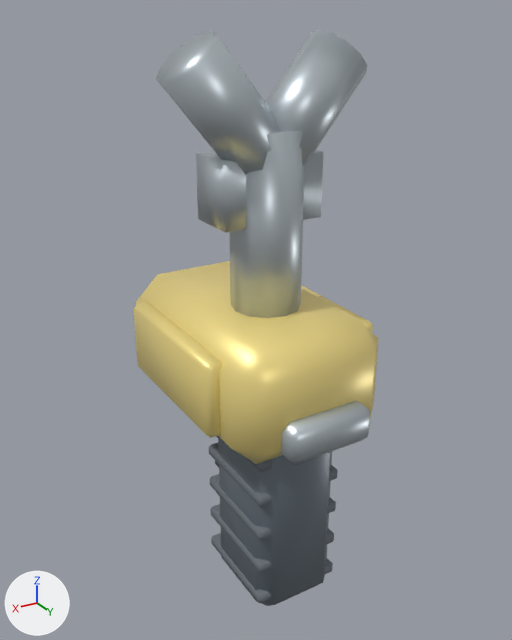
A saved change to the glTF model assets/tools/wrench_standard.glb.
One viewpoint serves both versions: a camera (50 mm lens) standing at (0.89, 1.385, 1.611) and looking at (-0.018, -0.128, 0.854). Arrows for +X, +Y and +Z are at lower left; the lights stay in place. The first picture is the older version. Where no turn or scale is listed for an object, it has been applied to the vertices.

The older version as bpy lines, for what is in view:
```python
ob_batterylatch_steel = bpy.data.objects.new('BatteryLatch_steel', me_batterylatch_steel)
ob_batterylatch_steel.location = (0.0, 0.0, 0.0)
ob_body_yellow = bpy.data.objects.new('Body_yellow', me_body_yellow)
ob_body_yellow.location = (0.0, 0.0, 0.0)
ob_grip_dark = bpy.data.objects.new('Grip_dark', me_grip_dark)
ob_grip_dark.location = (0.0, 0.0, 0.0)
ob_griprib_rubber = bpy.data.objects.new('GripRib_rubber', me_griprib_rubber)
ob_griprib_rubber.location = (0.0, 0.0, 0.0)
ob_jaw_steel = bpy.data.objects.new('Jaw_steel', me_jaw_steel)
ob_jaw_steel.location = (0.0, 0.0, 0.0)
ob_sidearmor_yellow = bpy.data.objects.new('SideArmor_yellow', me_sidearmor_yellow)
ob_sidearmor_yellow.location = (0.0, 0.0, 0.0)
```
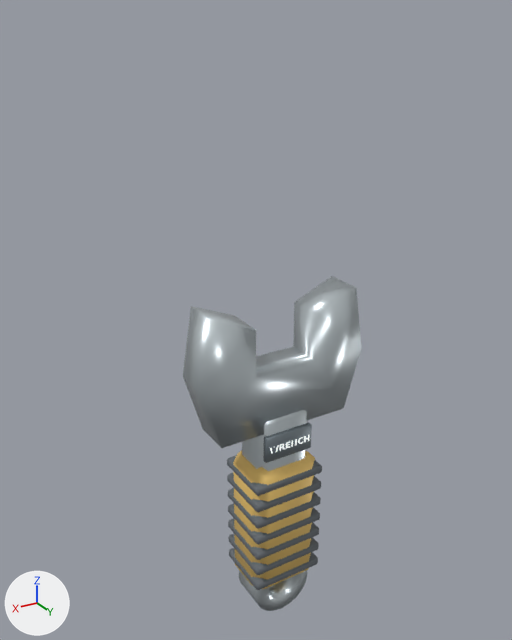
Changed parts and their boxes (x1, y1, x2, y2) in the pictures (512 x 640 px; the box of a moved part takes in the faces that stretch with it):
'Jaw_steel', deleted
    before: (156, 29, 367, 318)
'Body_yellow', deleted (yellow)
    before: (136, 261, 379, 464)
'WrenchHead_steel', added
    after: (183, 276, 361, 448)
'Grip_dark', deleted
    before: (218, 436, 332, 606)
'GripRib_rubber', reshaped
    before: (209, 443, 338, 603)
    after: (227, 455, 322, 590)
'SideArmor_yellow', deleted (yellow)
    before: (133, 285, 373, 438)
'GripHousing_gold', added
    after: (233, 451, 315, 589)
'BatteryLatch_steel', deleted
    before: (280, 400, 370, 464)
'Shank_steel', added
    after: (242, 410, 308, 471)
'LanyardRing_steel', added
    after: (238, 570, 308, 611)
'Nameplate_frame', added
    after: (263, 423, 312, 463)
'TypeLabel_white', added
    after: (270, 435, 309, 454)
part 1 of me_griprib_rubber, moved or reshaped
    before: (211, 533, 333, 603)
    after: (229, 548, 318, 590)
part 2 of me_griprib_rubber, moved or reshaped
    before: (210, 504, 334, 573)
    after: (228, 533, 319, 575)
part 3 of me_griprib_rubber, moved or reshaped
    before: (210, 474, 336, 541)
    after: (228, 519, 319, 560)
part 4 of me_griprib_rubber, moved or reshaped
    before: (209, 443, 338, 507)
    after: (228, 503, 320, 545)
part 5 of me_griprib_rubber, moved or reshaped (mostly hidden before)
    before: (245, 457, 272, 472)
    after: (228, 488, 321, 529)
part 6 of me_griprib_rubber, added
    after: (227, 472, 321, 513)
part 7 of me_griprib_rubber, added
    after: (227, 455, 322, 496)

Patch to the scene script:
```diff
--- a/assets/tools/wrench_standard.glb.py
+++ b/assets/tools/wrench_standard.glb.py
@@ me_griprib_rubber @@
-me_griprib_rubber.from_pydata(...)  # 120 vertices, 220 faces; spans x -0.125..0.125, y -0.16..0.13, z 0.132..0.598
+me_griprib_rubber.from_pydata(...)  # 168 vertices, 308 faces; spans x -0.105..0.105, y -0.086..0.084, z 0.134..0.481
+# me_griprib_rubber part 1: the loose piece of 24 vertices spanning x -0.125..0.125, y -0.16..0.13, z 0.132..0.168 is scaled about its middle by (0.844, 0.58, 0.78), then moved by (0.0, 0.014, -0.002)
+# me_griprib_rubber part 2: the loose piece of 24 vertices spanning x -0.125..0.125, y -0.16..0.13, z 0.24..0.275 is scaled about its middle by (0.844, 0.58, 0.78), then moved by (0.0, 0.014, -0.056)
+# me_griprib_rubber part 3: the loose piece of 24 vertices spanning x -0.125..0.125, y -0.16..0.13, z 0.347..0.382 is scaled about its middle by (0.844, 0.58, 0.78), then moved by (0.0, 0.014, -0.11)
+# me_griprib_rubber part 4: the loose piece of 24 vertices spanning x -0.125..0.125, y -0.16..0.13, z 0.455..0.49 is scaled about its middle by (0.844, 0.58, 0.78), then moved by (0.0, 0.014, -0.165)
+# me_griprib_rubber part 5: the loose piece of 24 vertices spanning x -0.125..0.125, y -0.16..0.13, z 0.562..0.598 is scaled about its middle by (0.844, 0.58, 0.78), then moved by (0.0, 0.014, -0.219)
+# me_griprib_rubber part 6: the loose piece of 24 vertices spanning x -0.125..0.125, y -0.16..0.13, z 0.347..0.382 is copied, and the copy is scaled about its middle by (0.844, 0.58, 0.78), then moved by (0.0, 0.014, 0.05); it spans x -0.105..0.105, y -0.086..0.084, z 0.401..0.428
+# me_griprib_rubber part 7: the loose piece of 24 vertices spanning x -0.125..0.125, y -0.16..0.13, z 0.455..0.49 is copied, and the copy is scaled about its middle by (0.844, 0.58, 0.78), then moved by (0.0, 0.014, -0.005); it spans x -0.105..0.105, y -0.086..0.084, z 0.454..0.481
 me_griprib_rubber.materials.append(mat_rubber)
@@ ob_grip_dark @@
-ob_grip_dark = bpy.data.objects.new('Grip_dark', me_grip_dark)
@@ ob_body_yellow @@
-ob_body_yellow = bpy.data.objects.new('Body_yellow', me_body_yellow)
@@ ob_jaw_steel @@
-ob_jaw_steel = bpy.data.objects.new('Jaw_steel', me_jaw_steel)
@@ ob_batterylatch_steel @@
-ob_batterylatch_steel = bpy.data.objects.new('BatteryLatch_steel', me_batterylatch_steel)
@@ ob_sidearmor_yellow @@
-ob_sidearmor_yellow = bpy.data.objects.new('SideArmor_yellow', me_sidearmor_yellow)
@@ ob_typelabel_white @@
+ob_typelabel_white = bpy.data.objects.new('TypeLabel_white', me_typelabel_white)  # 116 vertices, 100 faces; spans x -0.062..0.062, y 0.074, z 0.5683..0.5877; in mat_white (white #f4f8f7, glowing light grey #d7dbd9)
+ob_typelabel_white.location = (0.0, 0.0, 0.0)
@@ ob_nameplate_frame @@
+ob_nameplate_frame = bpy.data.objects.new('Nameplate_frame', me_nameplate_frame)  # 24 vertices, 44 faces; spans x -0.0725..0.0725, y 0.0565..0.0715, z 0.5405..0.6155; in mat_frame (grey #828d94)
+ob_nameplate_frame.location = (0.0, 0.0, 0.0)
@@ ob_lanyardring_steel @@
+ob_lanyardring_steel = bpy.data.objects.new('LanyardRing_steel', me_lanyardring_steel)  # 80 vertices, 160 faces; spans x -0.09..0.09, y -0.05..0.05, z -0.007..0.173; in mat_steel (light grey #d2dbdf)
+ob_lanyardring_steel.location = (0.0, 0.0, 0.0)
@@ ob_griphousing_gold @@
+ob_griphousing_gold = bpy.data.objects.new('GripHousing_gold', me_griphousing_gold)  # 24 vertices, 44 faces; spans x -0.102..0.102, y -0.08..0.08, z 0.098..0.518; in mat_gold (yellow #efca73)
+ob_griphousing_gold.location = (0.0, 0.0, 0.0)
@@ ob_shank_steel @@
+ob_shank_steel = bpy.data.objects.new('Shank_steel', me_shank_steel)  # 24 vertices, 44 faces; spans x -0.08..0.08, y -0.06..0.06, z 0.108..0.668; in mat_steel (light grey #d2dbdf)
+ob_shank_steel.location = (0.0, 0.0, 0.0)
@@ ob_wrenchhead_steel @@
+ob_wrenchhead_steel = bpy.data.objects.new('WrenchHead_steel', me_wrenchhead_steel)  # 20 vertices, 36 faces; spans x -0.24..0.24, y -0.052..0.052, z 0.618..0.968; in mat_steel (light grey #d2dbdf)
+ob_wrenchhead_steel.location = (0.0, 0.0, 0.0)
```
